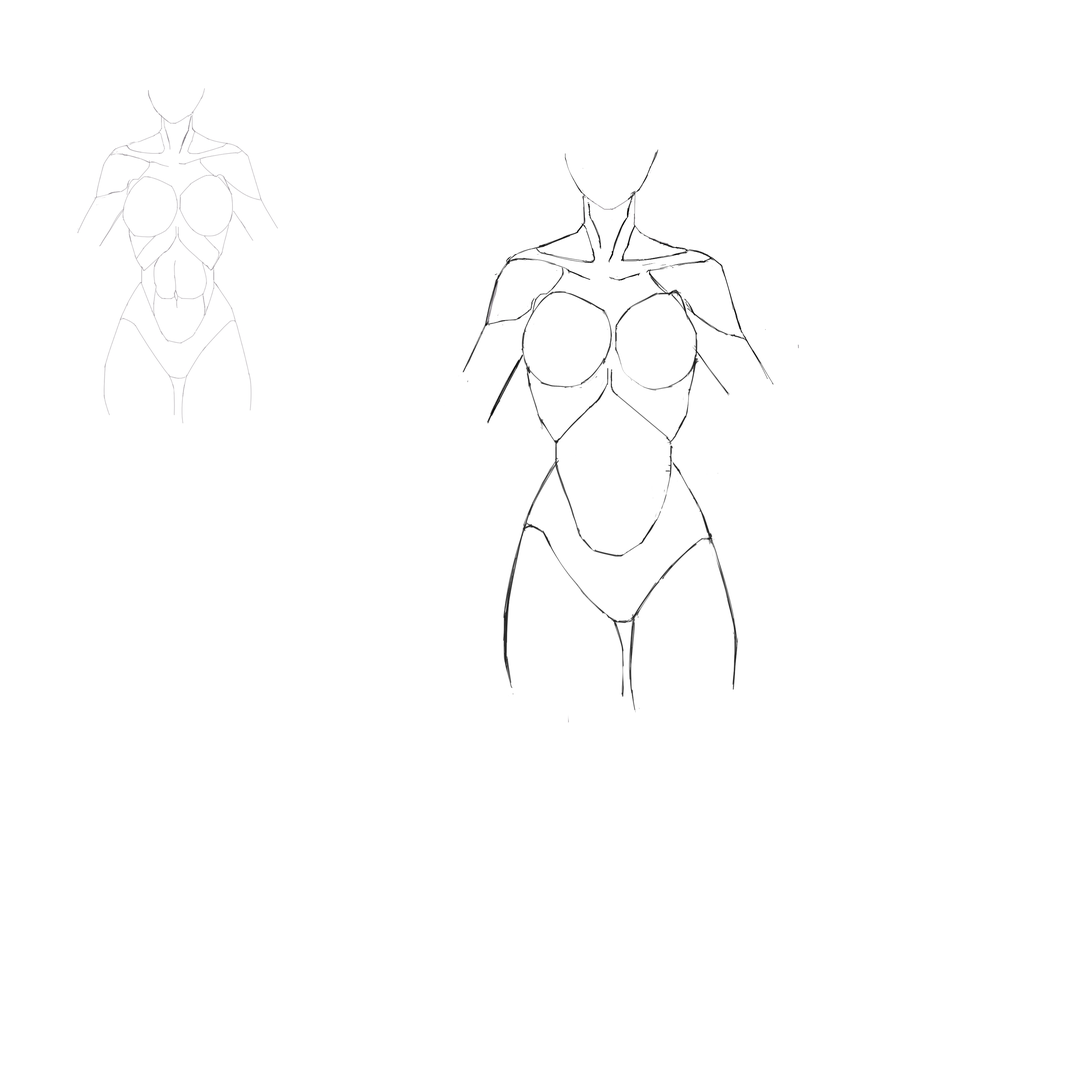
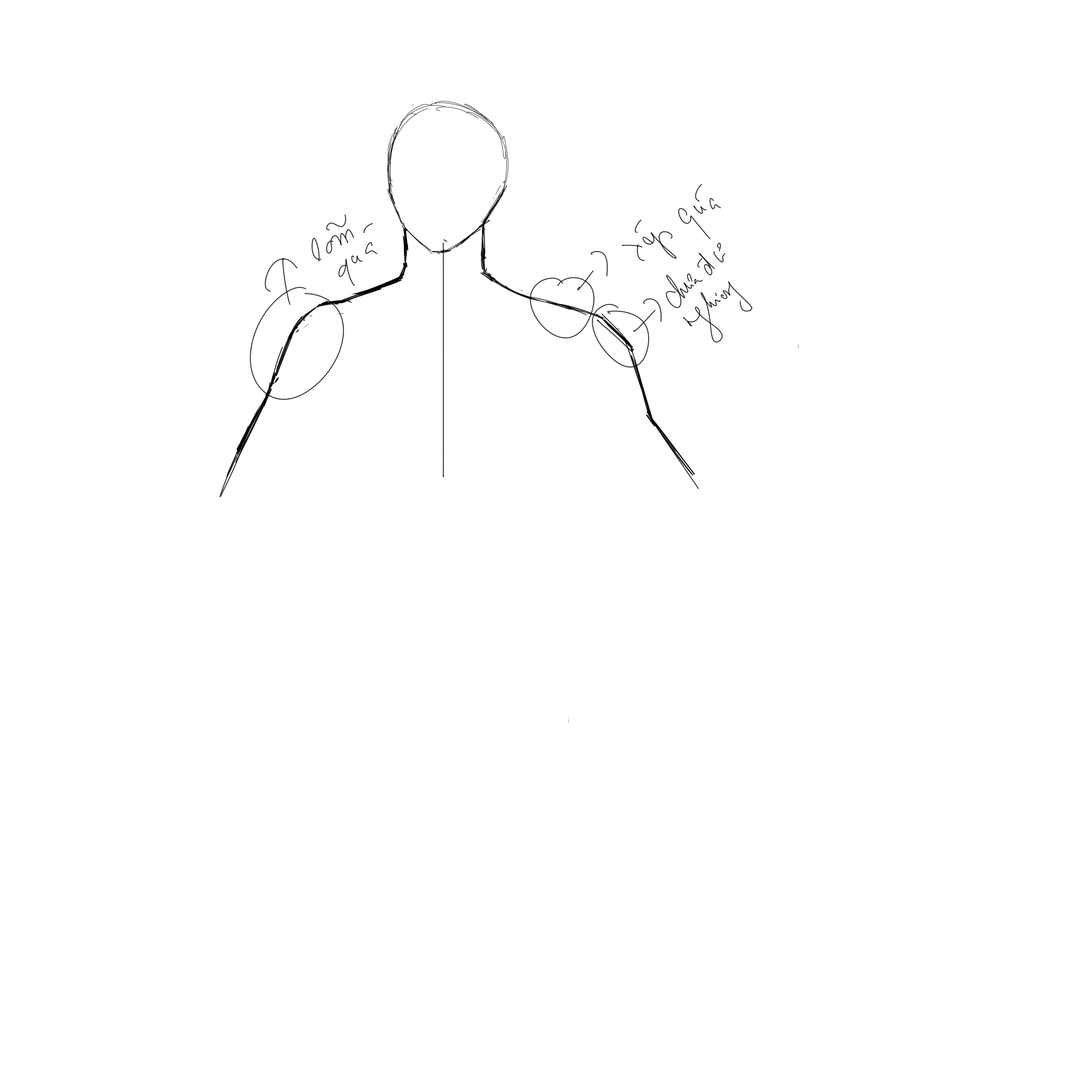
Revision of a layered 1091px x 1091px image; what changed, layer by layer:
added layer "Layer 6" above "Layer 4" over [219, 100, 754, 499]
renamed "Layer 6" to "Layer 3", hid it, opacity 100% → 38%, painted on it over [443, 100, 774, 714]
hid "Layer 2" over [77, 88, 278, 424]
